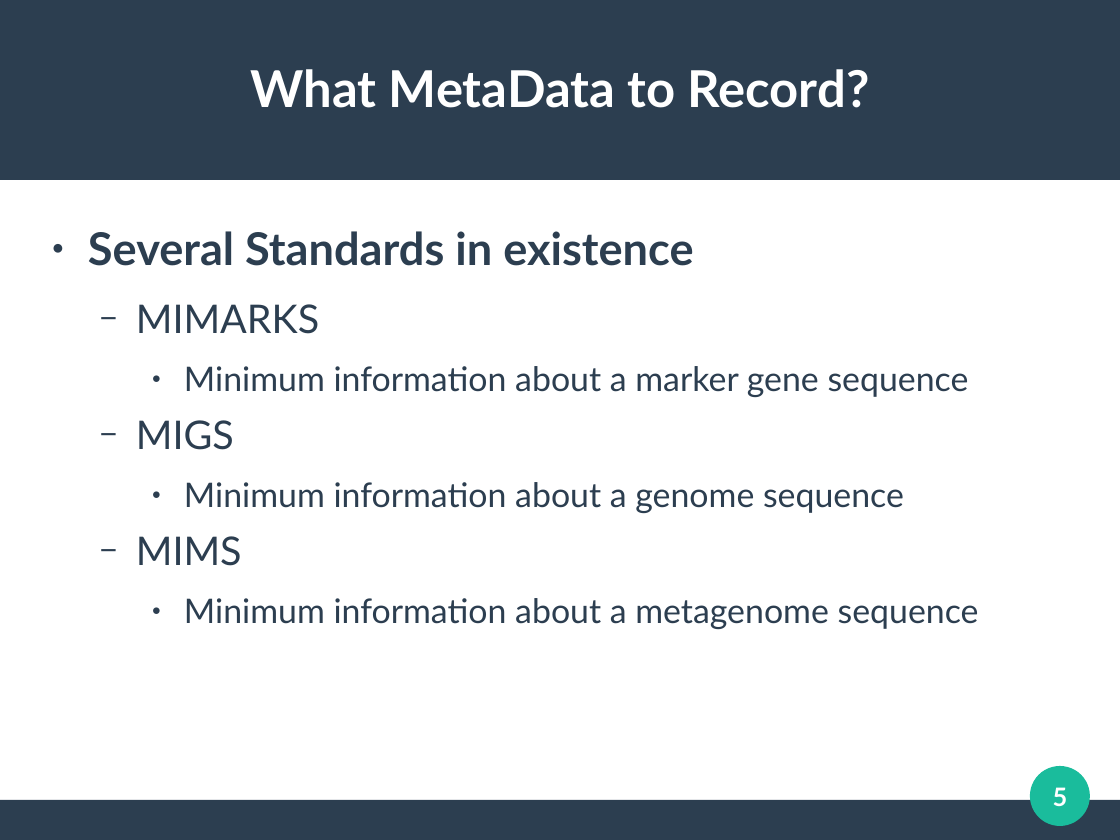
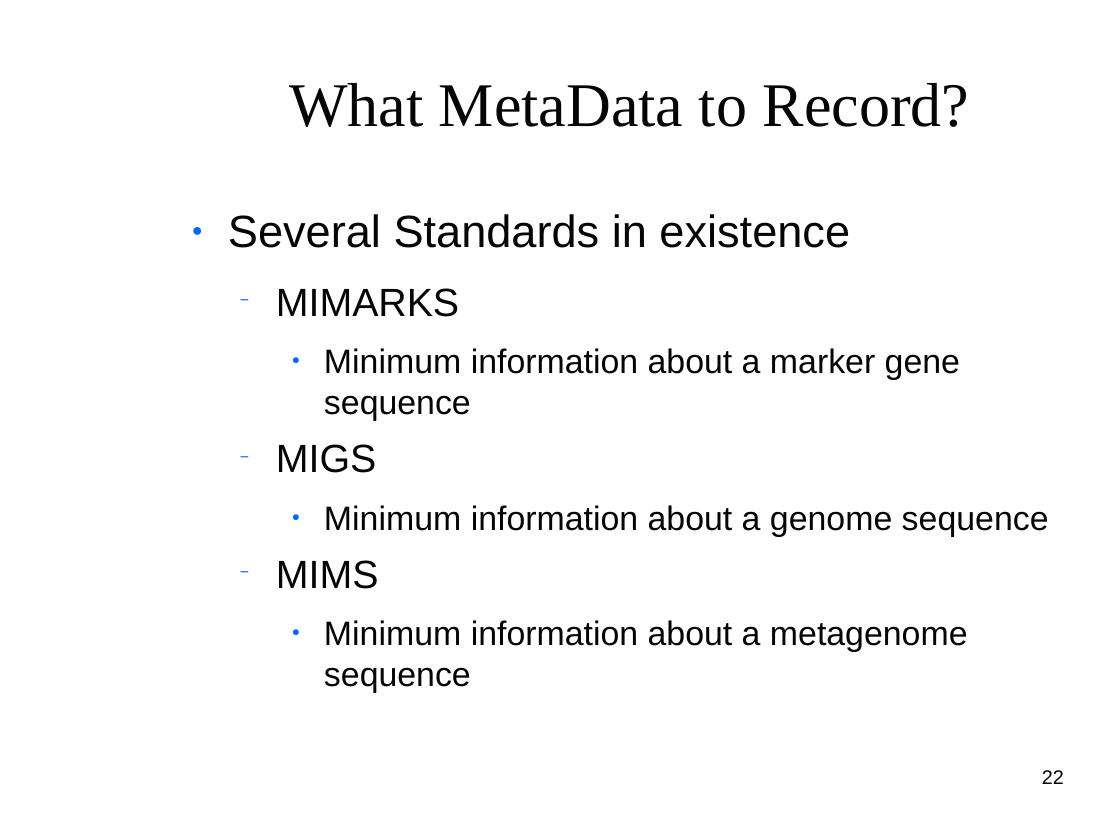
Before and after one commit to clemente-lab/mmeds-meta, a slide deck: slide 22 of sql/mmeds.odp (slide 5 before the commit). Drawn at 1120x840 pixels with LibreOffice and Linux fonts; fonts in the diff are those of the drawing; background and template pictures are left out. Boxes give left, top, right and bottom in pixels: in the first picture for what was removed or moved away, otherwise in the second. Text is boxed around its words. In the diff, an @@ line names an element or a change of style, - is before the commit and + after.

```diff
--- a/sql/mmeds.odp
+++ b/sql/mmeds.odp
@@ rectangle removed at [0,0,1120,180] @@
@@ title "What MetaData to Record?": place and size @@
-title "What MetaData to Record?" at [251,69,870,108]
+title "What MetaData to Record?" at [289,83,970,127]
@@ title "What MetaData to Record?" at [289,83,970,127]: size 36 to 44 pt, font Lato to Times New Roman, text colour #FFFFFF to #050505, bold off @@
@@ text "Several Standards in existence": place and size @@
-text "Several Standards in existence" at [88,231,979,629]
+text "Several Standards in existence" at [228,214,1049,693]
@@ text "Several Standards in existence" at [228,214,1049,693]: font Lato to Arial, text colour #2C3E50 to #050505; bold off in "Several Standards in existence"; size 28 to 27.9 pt in "MIMARKS", "MIGS", "MIMS"; bullet colour #2C3E50 to #0066FF @@
@@ ellipse removed at [1031,766,1091,826] @@
@@ page number added at [1042,770,1064,784], 14 pt, text #000000 @@
+22
@@ rectangle removed at [0,800,1120,839] @@
@@ page number removed at [1053,787,1068,806] @@
-5
```
Also in this commit, not shown: 17 other slides changed, 10 slides added, 18 other files.
